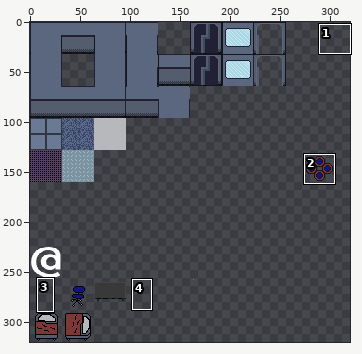
Two states of a sprite sheet, NamelessRogue/Content/Sprites/tileset2.png. The first picture is a wide view before the edit; the outline marks the close-up.
Close-up. As it was:
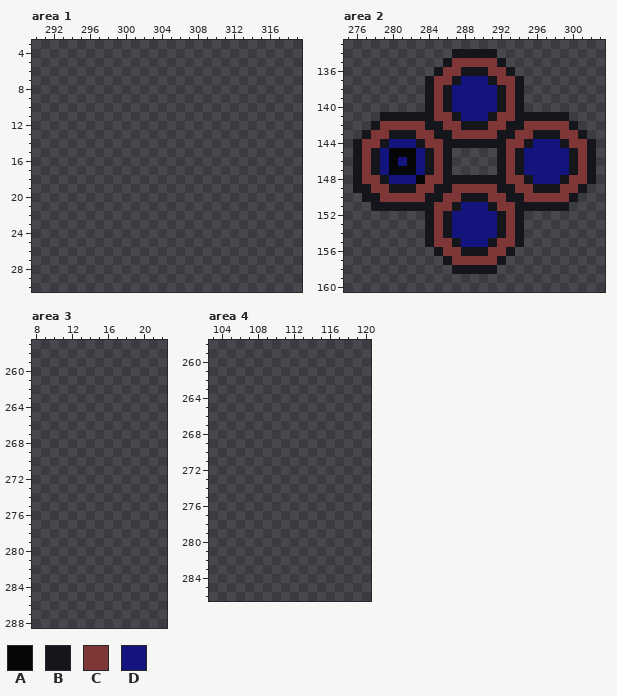
The file is 320x320 pixels. Pixels under 10% opacity are left out. Colours within 5 levels of each other are drawn and written as one. Shown: area 1: x 290..319, y 3..30; area 2: x 275..303, y 133..160; area 3: x 8..22, y 257..288; area 4: x 103..120, y 258..286. The commit also changed other parts of the picture, which this record leaves out.
Palette (. is transparent): A #060606  B #14161b  C #7e3636  D #14147e
Pixels before, area 2, first column x 276:
134 ...........BBBBB...........
135 ..........BCCCCCB..........
136 .........BCCBBBCCB.........
137 ........BCCBDDDBCCB........
138 ........BCBDDDDDBCB........
139 ........BCBDDDDDBCB........
140 ........BCBDDDDDBCB........
141 ...BBBBBBCCBDDDBCCBBBBBB...
142 ..BCCCCCBBCCBBBCCBBCCCCCB..
143 .BCCBBBCCBBCCCCCBBCCBBBCCB.
144 BCCBDDDBCCBBBBBBBCCBDDDBCCB
145 BCBDAAADBCB.....BCBDDDDDBCB
146 BCBDADADBCB.....BCBDDDDDBCB
147 BCBDAAADBCB.....BCBDDDDDBCB
148 BCCBDDDACCBBBBBBBCCBDDDBCCB
149 BBCCBBBCCBBCCCCCBBCCBBBCCB.
150 .BBCCCCCBBCCBBBCCBBCCCCCB..
151 ..BBBBBBBCCBDDDBCCBBBBBB...
152 ........BCBDDDDDBCB........
153 ........BCBDDDDDBCB........
154 ........BCBDDDDDBCB........
155 ........BCCBDDDBCCB........
156 .........BCCBBBCCB.........
157 ..........BCCCCCB..........
158 ...........BBBBB...........
After the commit:
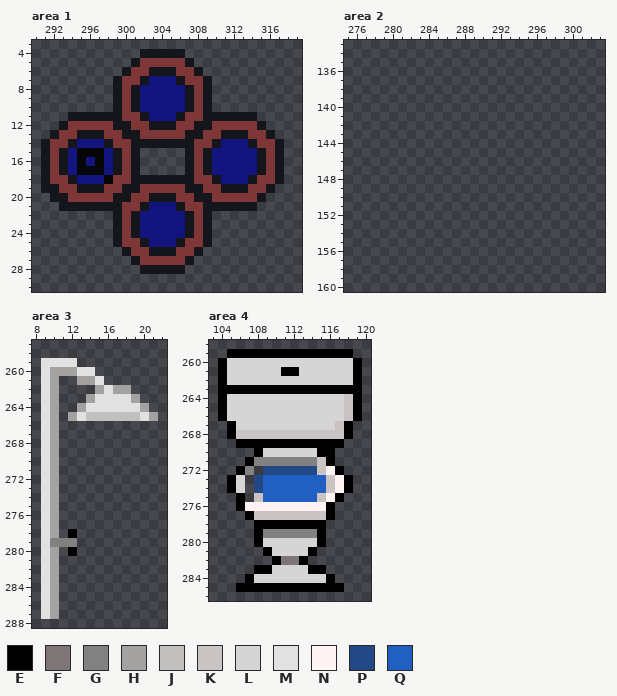
Colours new in this view: E #000000  F #7e7676  G #818181  H #a4a1a1  J #c2bfbf  K #cac3c3  L #d5d5d5  M #e1e1e1  N #fff3f3  P #224885  Q #225fc2
The exact change:
Area 1:
y 4: x 302..306 ..... -> BBBBB
y 5: x 301..307 ....... -> BCCCCCB
y 6: x 300..308 ......... -> BCCBBBCCB
y 7: x 299..309 ........... -> BCCBDDDBCCB
y 8..10: x 299..309 ........... -> BCBDDDDDBCB
y 11: x 294..314 ..................... -> BBBBBBCCBDDDBCCBBBBBB
y 12: x 293..315 ....................... -> BCCCCCBBCCBBBCCBBCCCCCB
y 13: x 292..316 ......................... -> BCCBBBCCBBCCCCCBBCCBBBCCB
y 14: x 291..317 ........................... -> BCCBDDDBCCBBBBBBBCCBDDDBCCB
y 15: x 291..301 ........... -> BCBDAAADBCB; x 307..317 ........... -> BCBDDDDDBCB
y 16: x 291..301 ........... -> BCBDADADBCB; x 307..317 ........... -> BCBDDDDDBCB
y 17: x 291..301 ........... -> BCBDAAADBCB; x 307..317 ........... -> BCBDDDDDBCB
y 18: x 291..317 ........................... -> BCCBDDDACCBBBBBBBCCBDDDBCCB
y 19: x 291..316 .......................... -> BBCCBBBCCBBCCCCCBBCCBBBCCB
y 20: x 292..315 ........................ -> BBCCCCCBBCCBBBCCBBCCCCCB
y 21: x 293..314 ...................... -> BBBBBBBCCBDDDBCCBBBBBB
y 22..24: x 299..309 ........... -> BCBDDDDDBCB
y 25: x 299..309 ........... -> BCCBDDDBCCB
y 26: x 300..308 ......... -> BCCBBBCCB
y 27: x 301..307 ....... -> BCCCCCB
y 28: x 302..306 ..... -> BBBBB
Area 2:
y 134: x 287..291 BBBBB -> .....
y 135: x 286..292 BCCCCCB -> .......
y 136: x 285..293 BCCBBBCCB -> .........
y 137: x 284..294 BCCBDDDBCCB -> ...........
y 138..140: x 284..294 BCBDDDDDBCB -> ...........
y 141: x 279..299 BBBBBBCCBDDDBCCBBBBBB -> .....................
y 142: x 278..300 BCCCCCBBCCBBBCCBBCCCCCB -> .......................
y 143: x 277..301 BCCBBBCCBBCCCCCBBCCBBBCCB -> .........................
y 144: x 276..302 BCCBDDDBCCBBBBBBBCCBDDDBCCB -> ...........................
y 145: x 276..286 BCBDAAADBCB -> ...........; x 292..302 BCBDDDDDBCB -> ...........
y 146: x 276..286 BCBDADADBCB -> ...........; x 292..302 BCBDDDDDBCB -> ...........
y 147: x 276..286 BCBDAAADBCB -> ...........; x 292..302 BCBDDDDDBCB -> ...........
y 148: x 276..302 BCCBDDDACCBBBBBBBCCBDDDBCCB -> ...........................
y 149: x 276..301 BBCCBBBCCBBCCCCCBBCCBBBCCB -> ..........................
y 150: x 277..300 BBCCCCCBBCCBBBCCBBCCCCCB -> ........................
y 151: x 278..299 BBBBBBBCCBDDDBCCBBBBBB -> ......................
y 152..154: x 284..294 BCBDDDDDBCB -> ...........
y 155: x 284..294 BCCBDDDBCCB -> ...........
y 156: x 285..293 BCCBBBCCB -> .........
y 157: x 286..292 BCCCCCB -> .......
y 158: x 287..291 BBBBB -> .....
Area 3:
y 259: x 9..12 .... -> MMMM
y 260: x 9..14 ...... -> MHHHMM
y 261: x 9..10 .. -> MH; x 13..15 ... -> HHM
y 262: x 9..10 .. -> MH; x 15..18 .... -> HMHH
y 263: x 9..10 .. -> MH; x 14..19 ...... -> HMMMMH
y 264: x 9..10 .. -> MH; x 13..20 ........ -> HMMMMMMH
y 265: x 9..10 .. -> MH; x 12..21 .......... -> HMJJJJJJMH
y 266..277: x 9..10 .. -> MH
y 278: x 9..10 .. -> MH; x 12 . -> E
y 279: x 9..12 .... -> MGGG
y 280: x 9..10 .. -> MH; x 12 . -> E
y 281..287: x 9..10 .. -> MH
Area 4:
y 259: x 105..118 .............. -> EEEEEEEEEEEEEE
y 260: x 104..119 ................ -> ELLLLLLLLLLLLLLE
y 261: x 104..119 ................ -> ELLLLLLEELLLLLLE
y 262: x 104..119 ................ -> ELLLLLLLLLLLLLLE
y 263: x 104..119 ................ -> EEEEEEEEEEEEEEEE
y 264..266: x 104..119 ................ -> ELLLLLLLLLLLLLKE
y 267: x 105..118 .............. -> ELLLLLLLLLLLKE
y 268: x 105..118 .............. -> EKKKKKKKKKKKKE
y 269: x 106..117 ............ -> EEEEEEEEEEEE
y 270: x 108..116 ......... -> ELLLLLLEE
y 271: x 107..116 .......... -> EGGGGGGGKE
y 272: x 106..107 .. -> EG; x 109..117 ......... -> PPPPPPKNE
y 273..274: x 105..106 .. -> EL; x 108..118 ........... -> PQQQQQQQKNE
y 275: x 106 . -> E; x 108..117 .......... -> KQQQQQQKNE
y 276: x 106..116 ........... -> ENNNNNNNNNE
y 277: x 107..116 .......... -> EKKKKKKKKE
y 278: x 108..115 ........ -> EEEEEEEE
y 279: x 108..115 ........ -> EGGGGGGE
y 280: x 108..115 ........ -> ELLLLLLE
y 281: x 109..114 ...... -> ELLLLE
y 282: x 110..113 .... -> EFFE
y 283: x 108..115 ........ -> EELLLLEE
y 284: x 107..116 .......... -> ELLLLLLLLE
y 285: x 106..117 ............ -> EEEEEEEEEEEE
